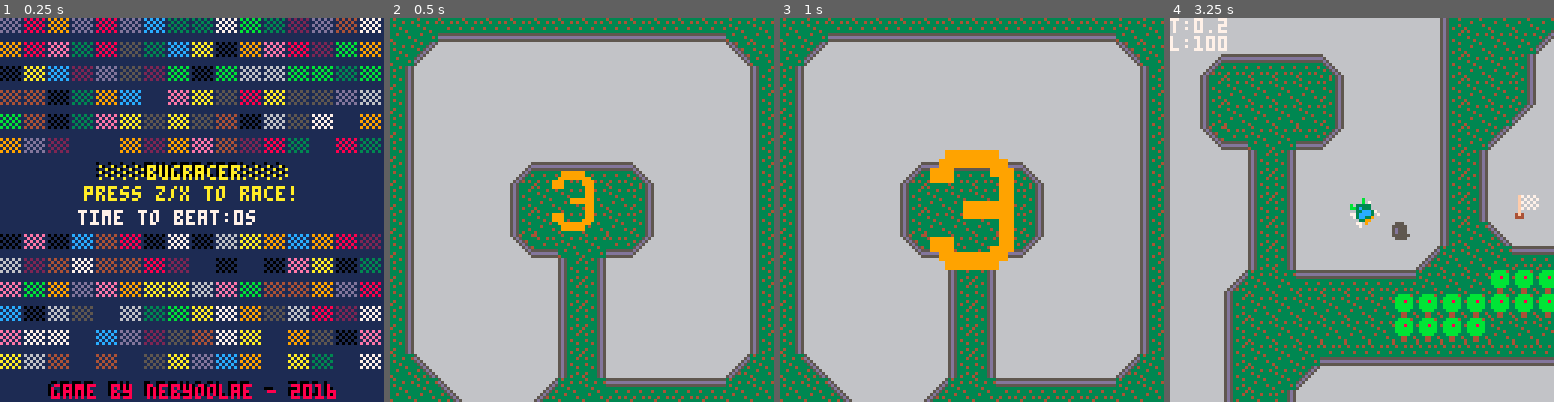
Above: before the commit, frames 1-4 (left to right).
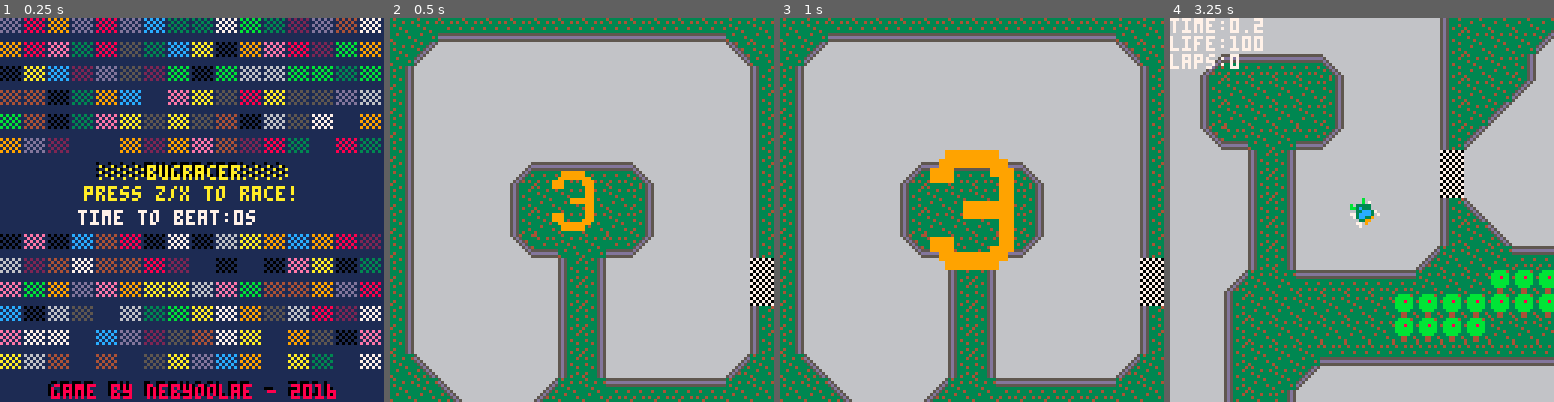
Above: after the commit, the same moments.

Repository: michaelchadwick/game-off-2016
Game: PICO-8 cartridge bugracer.p8
Two runs of this game, one before a commit and one after it. Both use one fixed random seed, a clock stepped at 60 frames per second and the inputs below.
Inputs:
- Up to frame 1 (0.25 s): no input
- Up to frame 2 (0.5 s): tap X (X key) at 0.33 s
- Up to frame 3 (1 s): tap O (Z key) at 0.7 s
- Up to frame 4 (3.25 s): tap X (X key) at 1.07, 1.85, 2.97 s; hold Right 1.6-2.1 s; tap O (Z key) every 0.4 s from 1.7 to 2.9 s; hold Up 2.15-2.42 s; hold Right 2.47-3.03 s; hold Left from 3.08 s (still down)

Frame 1 is identical in both runs. In frame 2, 0.8% of the frame differs, in the area x 93-100%, y 62-75%; in frame 3, 0.8%; in frame 4, 4.6%, in the area x 0-97%, y 0-58%.

Commit message:
hid oils cuz dont work; hid end flag and replaced with finish line

Diff:
--- a/bugracer.p8
+++ b/bugracer.p8
@@ -7,6 +7,7 @@
 --sprites
 sp_flag=68
 sp_oil=69
+sp_end=85
 
 --colors
 clr_bg=3
@@ -146,9 +147,9 @@
  end
 
  --end flag
- if coll(self,flag) then
-  game_win(self)
- end
+ --if coll(self,flag) then
+ -- game_win(self)
+ --end
 end
 
 car.draw = function(self,init)
@@ -193,6 +194,7 @@
 function game_init()
  cls()
  t=0
+ laps=0
  cam_x=0
  cam_y=0
  exhausts={}
@@ -200,10 +202,10 @@
  --oils_to_make=2
  oils_to_make=flr(rnd(10))+5
 
- flag={sp=sp_flag,x=145,y=95}
- flag.box={
-  x1=0,y1=0,x2=7,y2=7
- }
+ --flag={sp=sp_flag,x=145,y=95}
+ --flag.box={
+ -- x1=0,y1=0,x2=7,y2=7
+ --}
 
  cars={}
  local car = car.new({
@@ -474,12 +476,12 @@
   end
 
   --flag
-  spr(flag.sp,flag.x,flag.y)
+  --spr(flag.sp,flag.x,flag.y)
 
   --oils
-  for ol in all(oils) do
-   spr(sp_oil,ol.x,ol.y)
-  end
+  --for ol in all(oils) do
+  -- spr(sp_oil,ol.x,ol.y)
+  --end
 
   --car
   for _,car in pairs(cars) do
@@ -569,10 +571,12 @@
 end
 
 function show_hud()
- print("t:"..round(t/30,1),
+ print("time:"..round(t/30,1),
   cam_x,cam_y,7)
- print("l:"..flr(cars[1].life),
+ print("life:"..flr(cars[1].life),
   cam_x,cam_y+6,7)
+ print("laps:"..laps,
+  cam_x,cam_y+12,7)
 end
 
 function round(num,idp)
@@ -843,12 +847,12 @@
 6443434343434343434343434343436340404040535353535353535353414343434343434343434343434343434240400000000000000000000000000000000000000000000000000000000000000000000000000000000000000000000000000000000000000000000000000000000000000000000000000000000000000000
 6443434343434343434343434343436340404041434343434343434343434343434343434343434343434343434342400000000000000000000000000000000000000000000000000000000000000000000000000000000000000000000000000000000000000000000000000000000000000000000000000000000000000000
 6443434343525454545451434343436340406443434343434343434343434343434343434343434343434343434343630000000000000000000000000000000000000000000000000000000000000000000000000000000000000000000000000000000000000000000000000000000000000000000000000000000000000000
-6443434343634040404064434343436340406443434343434343434343434343525454545454545454545143434343630000000000000000000000000000000000000000000000000000000000000000000000000000000000000000000000000000000000000000000000000000000000000000000000000000000000000000
-6443434343634040404064434343436340404143434352545454545454545454404053535353404050506443434343630000000000000000000000000000000000000000000000000000000000000000000000000000000000000000000000000000000000000000000000000000000000000000000000000000000000000000
-6443434343425340405341434343436340414343434363404040404040404053534143434343424050506443434343630000000000000000000000000000000000000000000000000000000000000000000000000000000000000000000000000000000000000000000000000000000000000000000000000000000000000000
-6443434343434363644343434343436364434343434342535353404040534143434343434343434240406443434343630000000000000000000000000000000000000000000000000000000000000000000000000000000000000000000000000000000000000000000000000000000000000000000000000000000000000000
-6443434343434363644343434343436364434343434343434343425341434343434352545143434363406443434343630000000000000000000000000000000000000000000000000000000000000000000000000000000000000000000000000000000000000000000000000000000000000000000000000000000000000000
-6443434343434363644343434343436364434343434343434343434343434352545440406443434363406443434343630000000000000000000000000000000000000000000000000000000000000000000000000000000000000000000000000000000000000000000000000000000000000000000000000000000000000000
+6443434343634040404064434343436340404143434343434343434343434343525454545454545454545143434343630000000000000000000000000000000000000000000000000000000000000000000000000000000000000000000000000000000000000000000000000000000000000000000000000000000000000000
+6443434343634040404064434343436340414343434352545454545454545454404053535353404050506443434343630000000000000000000000000000000000000000000000000000000000000000000000000000000000000000000000000000000000000000000000000000000000000000000000000000000000000000
+6443434343425340405341434343436341434343434363404040404040404053534143434343424050506443434343630000000000000000000000000000000000000000000000000000000000000000000000000000000000000000000000000000000000000000000000000000000000000000000000000000000000000000
+6443434343434363644343434343435543434343434342535353404040534143434343434343434240406443434343630000000000000000000000000000000000000000000000000000000000000000000000000000000000000000000000000000000000000000000000000000000000000000000000000000000000000000
+6443434343434363644343434343435543434343434343434343425341434343434352545143434363406443434343630000000000000000000000000000000000000000000000000000000000000000000000000000000000000000000000000000000000000000000000000000000000000000000000000000000000000000
+6443434343434363644343434343436351434343434343434343434343434352545440406443434363406443434343630000000000000000000000000000000000000000000000000000000000000000000000000000000000000000000000000000000000000000000000000000000000000000000000000000000000000000
 6443434343434363644343434343436340514343435254545454514343525440404040404051435240406443434343630000000000000000000000000000000000000000000000000000000000000000000000000000000000000000000000000000000000000000000000000000000000000000000000000000000000000000
 4051434343434363644343434343524040405454544040404040405454404040405040504064436340404051434343630000000000000000000000000000000000000000000000000000000000000000000000000000000000000000000000000000000000000000000000000000000000000000000000000000000000000000
 4040514343435240405454545454404040505050505050504040404040404040505050504064436340404064434343630000000000000000000000000000000000000000000000000000000000000000000000000000000000000000000000000000000000000000000000000000000000000000000000000000000000000000
